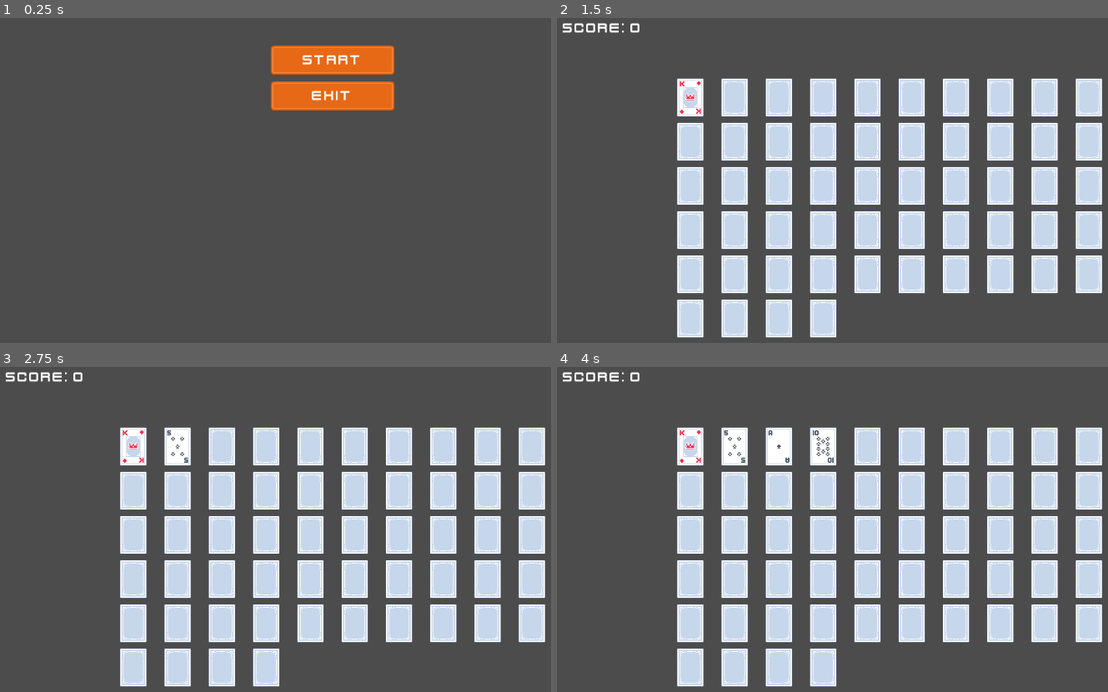
Above: before the commit, frames 1-4 (two rows, left to right).
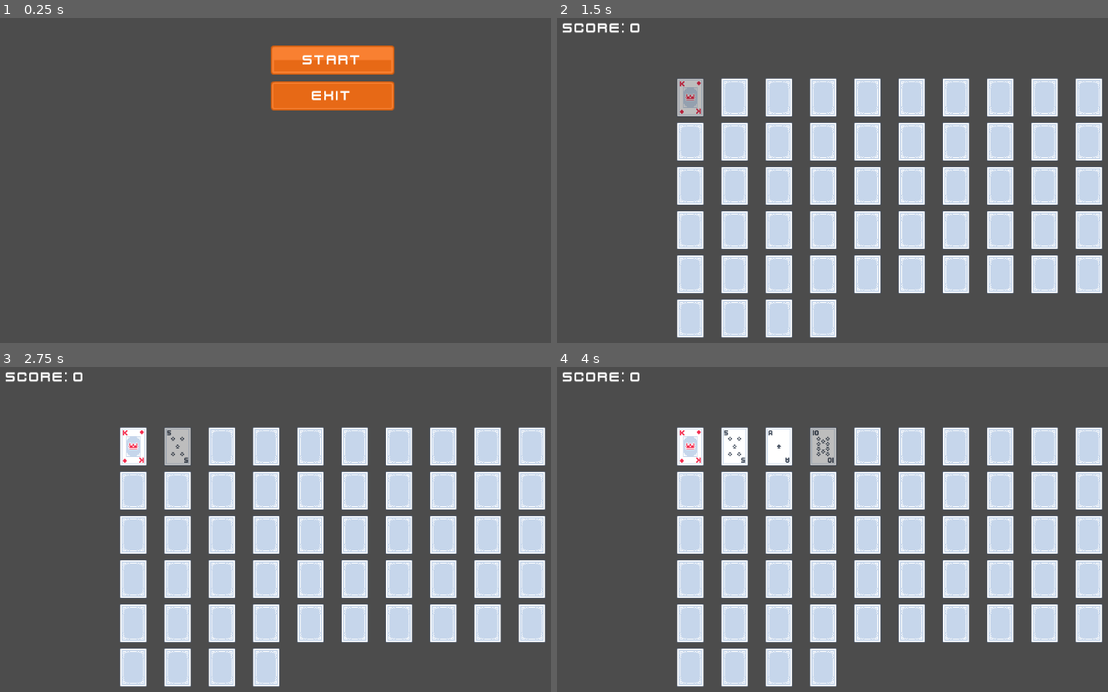
Above: after the commit, the same moments.

Repository: sakkaku-dev/memory-card
Game: Godot game, scene res://scenes/Game.tscn
Two runs of this game, one before a commit and one after it. Both use one fixed random seed, a clock stepped at 60 frames per second and the inputs below.
Inputs (mouse positions are in pixels of both pictures, inside the frame that each line leads up to):
- Up to frame 1 (0.25 s): no input
- Up to frame 2 (1.5 s): click (887, 60) at 0.52 s; click (689, 96) at 1.25 s
- Up to frame 3 (2.75 s): click (176, 445) at 2.02 s
- Up to frame 4 (4 s): click (777, 445) at 2.77 s; click (821, 445) at 3.52 s

The runs differ from the first frame. In frame 1, 0.7% of the frame differs, in the area x 49-72%, y 8-13%; in frame 2, 0.6%; in frame 3, 0.6%; in frame 4, 0.6%.

Commit message:
Add hover + focusable menu

Diff:
--- a/assets/poker-cards/PokerCard.gd
+++ b/assets/poker-cards/PokerCard.gd
@@ -1,5 +1,5 @@
 tool
-extends TextureButton
+extends FocusButton
 
 class_name PokerCard
 
@@ -12,6 +12,7 @@
 
 func _ready():
 	update_card()
+
 
 func set_value(v: String) -> void:
 	if value != v:
@@ -52,3 +53,19 @@
 
 static func valid_file(file_name: String):
 	return file_name.begins_with("card_") and file_name.ends_with(".png") and file_name.count("_") == 2
+
+
+func on_enter():
+	if show_back:
+		modulate = Color.gray
+
+
+func on_exit():
+	modulate = Color.white
+
+func _on_PokerCard_mouse_entered():
+	on_enter()
+
+
+func _on_PokerCard_mouse_exited():
+	on_exit()
--- a/assets/poker-cards/PokerCard.tscn
+++ b/assets/poker-cards/PokerCard.tscn
@@ -1,9 +1,13 @@
-[gd_scene load_steps=2 format=2]
+[gd_scene load_steps=3 format=2]
 
 [ext_resource path="res://assets/poker-cards/PokerCard.gd" type="Script" id=1]
+[ext_resource path="res://assets/poker-cards/card_back.png" type="Texture" id=2]
 
 [node name="PokerCard" type="TextureButton"]
+texture_normal = ExtResource( 2 )
 script = ExtResource( 1 )
 __meta__ = {
 "_edit_use_anchors_": false
 }
+[connection signal="mouse_entered" from="." to="." method="_on_PokerCard_mouse_entered"]
+[connection signal="mouse_exited" from="." to="." method="_on_PokerCard_mouse_exited"]
--- a/project.godot
+++ b/project.godot
@@ -13,6 +13,11 @@
 "class": "EmptyPlayerInput",
 "language": "GDScript",
 "path": "res://scripts/input/EmptyPlayerInput.gd"
+}, {
+"base": "TextureButton",
+"class": "FocusButton",
+"language": "GDScript",
+"path": "res://scenes/ui/FocusButton.gd"
 }, {
 "base": "Control",
 "class": "Focusable",
@@ -39,7 +44,7 @@
 "language": "GDScript",
 "path": "res://scripts/input/PlayerInput.gd"
 }, {
-"base": "TextureButton",
+"base": "FocusButton",
 "class": "PokerCard",
 "language": "GDScript",
 "path": "res://assets/poker-cards/PokerCard.gd"
@@ -56,6 +61,7 @@
 } ]
 _global_script_class_icons={
 "EmptyPlayerInput": "",
+"FocusButton": "",
 "Focusable": "",
 "InputReader": "",
 "Menu": "",
--- a/scenes/Game.gd
+++ b/scenes/Game.gd
@@ -13,6 +13,12 @@
 	game_ui.hide()
 	update_score()
 
+
+func _input(event):
+	if event.is_action_pressed("ui_cancel"):
+		toggle_menu()
+
+
 func start_game():
 	main_menu.hide()
 	game_ui.show()
@@ -24,6 +30,13 @@
 	get_tree().quit()
 
 
+func toggle_menu():
+	if main_menu.visible:
+		main_menu.hide()
+	else:
+		main_menu.show()
+
+
 func update_score():
 	score_label.text = "Score: " + str(score)
 
--- a/scenes/Game.tscn
+++ b/scenes/Game.tscn
@@ -12,8 +12,11 @@
 [node name="MenuLayer" type="CanvasLayer" parent="."]
 
 [node name="MainMenu" type="MarginContainer" parent="MenuLayer"]
-anchor_right = 1.0
+anchor_left = 0.5
+anchor_right = 0.5
 anchor_bottom = 1.0
+margin_left = -95.0
+margin_right = 95.0
 custom_constants/margin_top = 50
 __meta__ = {
 "_edit_use_anchors_": false
@@ -24,28 +27,31 @@
 anchor_bottom = 0.0
 margin_left = 0.0
 margin_top = 50.0
-margin_right = 1024.0
+margin_right = 190.0
 margin_bottom = 600.0
 
 [node name="Start" parent="MenuLayer/MainMenu/Menu" instance=ExtResource( 4 )]
 anchor_right = 0.0
 anchor_bottom = 0.0
-margin_right = 1024.0
+margin_right = 190.0
 margin_bottom = 45.0
+focus_neighbour_bottom = NodePath("../Exit")
 label = "Start"
 
 [node name="Exit" parent="MenuLayer/MainMenu/Menu" instance=ExtResource( 4 )]
 anchor_right = 0.0
 anchor_bottom = 0.0
 margin_top = 55.0
-margin_right = 1024.0
+margin_right = 190.0
 margin_bottom = 100.0
+focus_neighbour_top = NodePath("../Start")
 label = "Exit"
 
 [node name="UILayer" type="CanvasLayer" parent="."]
 layer = -1
 
 [node name="GameUI" type="MarginContainer" parent="UILayer"]
+visible = false
 anchor_right = 1.0
 margin_bottom = 26.0
 custom_constants/margin_right = 10
--- a/scenes/ui/Button.gd
+++ b/scenes/ui/Button.gd
@@ -1,18 +1,10 @@
 tool
-extends Control
-
-signal pressed
+extends FocusButton
 
 export var label := "Test"
 
 onready var label_elem := $Label
+onready var texture_button := $TextureButton
 
 func _ready():
 	label_elem.text = label
-
-
-func _on_TextureButton_pressed():
-	_pressed()
-
-func _pressed():
-	emit_signal("pressed")
--- a/scenes/ui/Button.tscn
+++ b/scenes/ui/Button.tscn
@@ -1,29 +1,28 @@
-[gd_scene load_steps=4 format=2]
+[gd_scene load_steps=5 format=2]
 
 [ext_resource path="res://assets/fonts/main_font.tres" type="DynamicFont" id=1]
 [ext_resource path="res://assets/ui/red_button00.png" type="Texture" id=2]
 [ext_resource path="res://scenes/ui/Button.gd" type="Script" id=3]
+[ext_resource path="res://assets/ui/red_button12.png" type="Texture" id=4]
 
-[node name="Button" type="CenterContainer"]
+[node name="Button" type="TextureButton"]
 anchor_right = 1.0
 anchor_bottom = 1.0
+texture_normal = ExtResource( 2 )
+texture_hover = ExtResource( 4 )
+texture_focused = ExtResource( 4 )
 script = ExtResource( 3 )
 __meta__ = {
 "_edit_use_anchors_": false
 }
 
-[node name="TextureButton" type="TextureButton" parent="."]
-margin_left = 417.0
-margin_top = 277.0
-margin_right = 607.0
-margin_bottom = 322.0
-texture_normal = ExtResource( 2 )
-
 [node name="Label" type="Label" parent="."]
-margin_left = 474.0
-margin_top = 287.0
-margin_right = 549.0
-margin_bottom = 313.0
+anchor_right = 1.0
+anchor_bottom = 1.0
 custom_fonts/font = ExtResource( 1 )
 text = "Test"
-[connection signal="pressed" from="TextureButton" to="." method="_on_TextureButton_pressed"]
+align = 1
+valign = 1
+__meta__ = {
+"_edit_use_anchors_": false
+}
--- /dev/null
+++ b/scenes/ui/FocusButton.gd
@@ -0,0 +1,7 @@
+extends TextureButton
+
+class_name FocusButton
+
+func _gui_input(event):
+	if event.is_action("ui_accept"):
+		emit_signal("pressed")
--- a/scenes/ui/Menu.gd
+++ b/scenes/ui/Menu.gd
@@ -1,3 +1,9 @@
 extends Control
 
 class_name Menu
+
+
+func _on_Menu_visibility_changed():
+	if visible and get_child_count() > 0:
+		var child: Node = get_child(0)
+		child.grab_focus()
--- a/scenes/ui/Menu.tscn
+++ b/scenes/ui/Menu.tscn
@@ -14,3 +14,4 @@
 __meta__ = {
 "_edit_use_anchors_": false
 }
+[connection signal="visibility_changed" from="." to="." method="_on_Menu_visibility_changed"]
Not shown, added: assets/sound/click1.ogg
Not shown, added: assets/sound/click2.ogg
Not shown, added: assets/sound/rollover1.ogg
Not shown, added: assets/sound/rollover2.ogg
Not shown, added: assets/sound/switch2.ogg
Not shown, added: assets/sound/switch3.ogg
